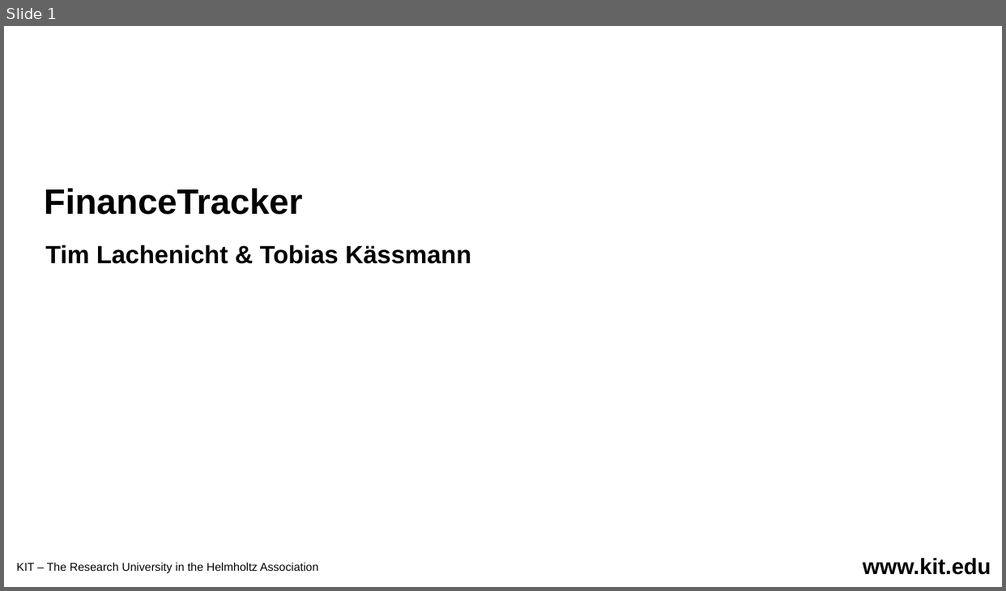
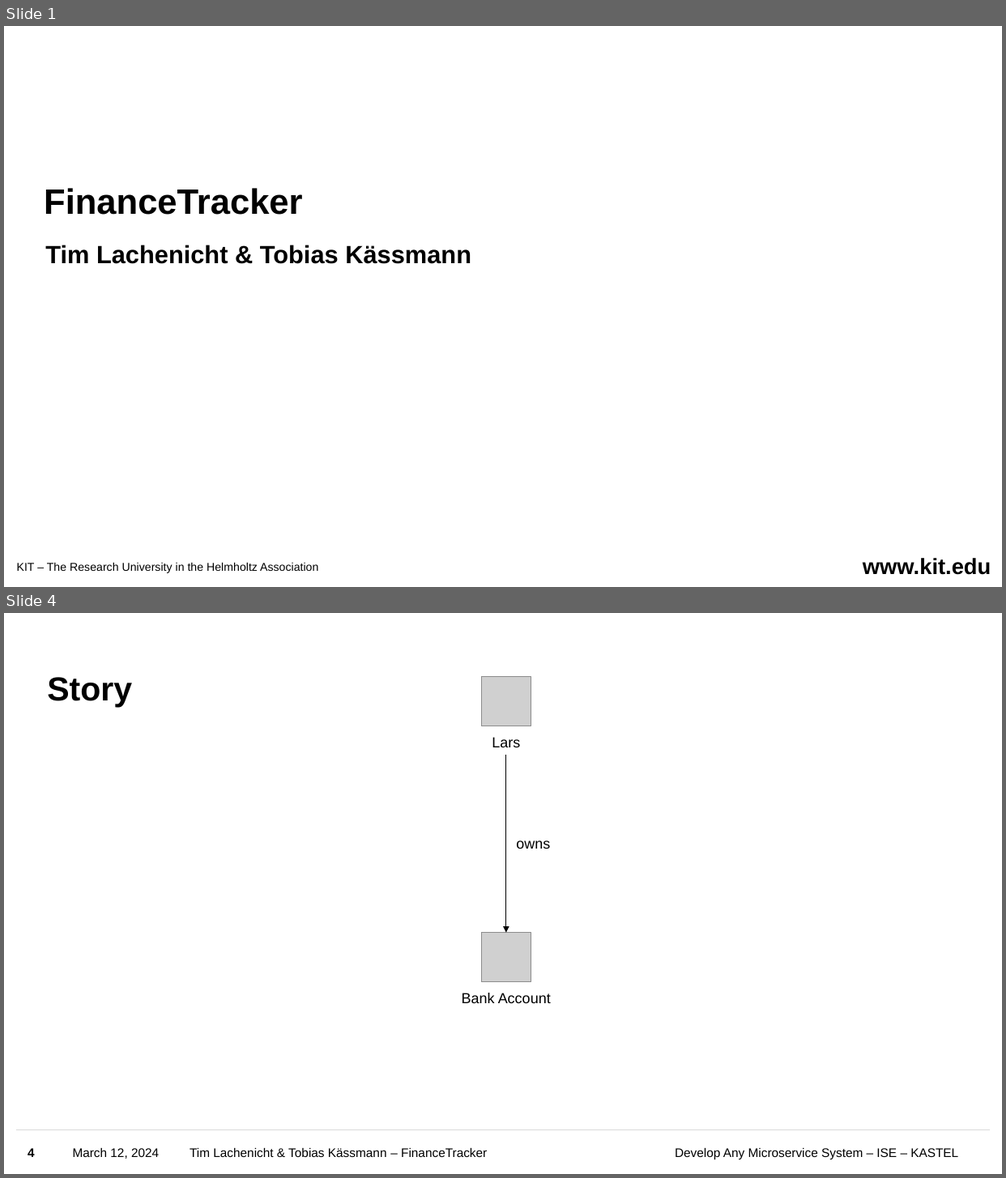
Before and after one commit to Uinyw/financetracker, a slide deck: Slides.pptx. Shown one above the other, each under a label of ours: slide 1 before the commit, slides 1 and 4 after it; the slides between them are not shown. The pictures are 1006x591 and 1006x1178 pixels, drawn with LibreOffice and Linux fonts; fonts in the diff are those of the drawing; grey boxes stand for pictures; background and template pictures are left out. Boxes give left, top, right and bottom in pixels: in the first picture for what was removed or moved away, otherwise in the second. Text is boxed around its words. In the diff, an @@ line names an element or a change of style, - is before the commit and + after.

```diff
--- a/Slides.pptx
+++ b/Slides.pptx
@@ slide 4 added at [4,613,1002,1174], background #FFFFFF @@
@@ title added at [47,677,132,707], 32 pt, text #000000, bold @@
+Story
@@ picture added at [482,677,531,726] @@
@@ text added at [492,737,520,747], 14 pt, text #000000 @@
+Lars
@@ arrow added from (506, 755) to (506, 933), #000000 1 pt @@
@@ text added at [516,841,550,849], 14 pt, text #000000 @@
+owns
@@ picture added at [482,933,531,982] @@
@@ text added at [462,993,551,1003], 14 pt, text #000000 @@
+Bank Account
@@ line added from (16, 1131) to (991, 1131), #D9D9D9 1 pt @@
@@ page number added at [27,1148,35,1157], 12 pt, text #000000, bold @@
+4
@@ text added at [73,1148,159,1159], 12 pt, text #000000 @@
+March 12, 2024
@@ text added at [189,1148,487,1157], 12 pt, text #000000 @@
+Tim Lachenicht & Tobias Kässmann – FinanceTracker
@@ text added at [675,1148,958,1161], 12 pt, text #000000 @@
+Develop Any Microservice System – ISE – KASTEL
```
Also in this commit, not shown: 11 slides changed, 21 other slides added, 9 slides removed.
